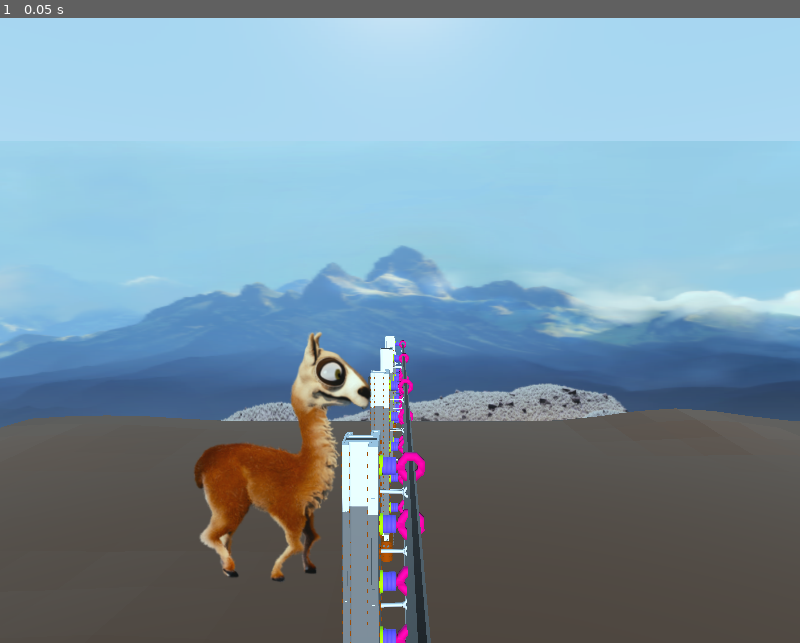
Above: before the commit, frame 1.
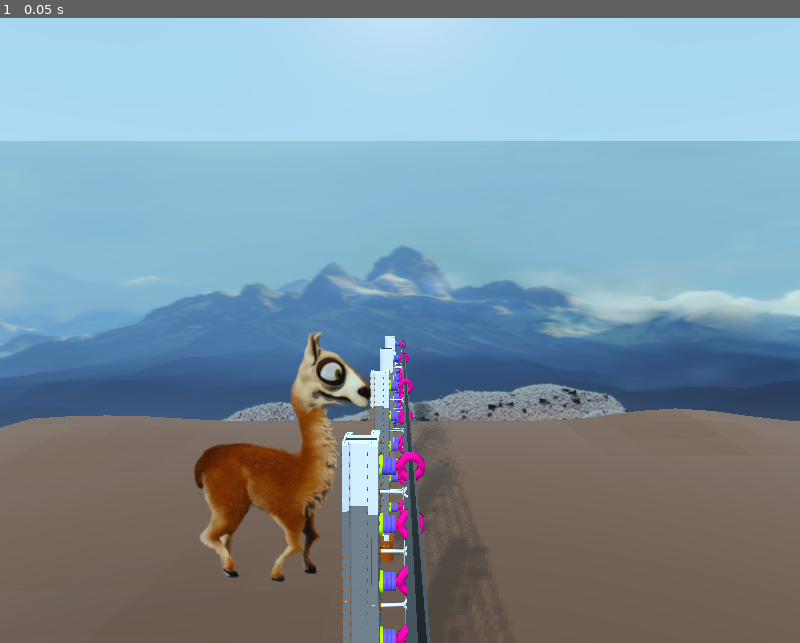
Above: after the commit, the same moment.

Repository: mvaranda/Gaminandes
Game: Godot game, scene res://Level_1.tscn
The game is run twice, just before and just after one commit, with the same random seed, the same clock (stepped at 60 frames per second) and the same inputs.
Inputs:
- Up to frame 1 (0.05 s): no input

The runs differ from the first frame. In frame 1, 29% of the frame differs, in the area x 0-100%, y 41-100%.

Commit message:
add shadows

Diff:
--- a/GoDotPrj/Level_1.tscn
+++ b/GoDotPrj/Level_1.tscn
@@ -18,6 +18,7 @@
 [node name="fence_light" parent="." instance=ExtResource( 2 )]
 
 [node name="DirectionalLight" type="DirectionalLight" parent="."]
-transform = Transform( 1, 0, 0, 0, 1, 0, 0, 0, 1, 0, 3.64248, 3.70862 )
+transform = Transform( 0.970855, 0, -0.239669, 0.132481, 0.833336, 0.536656, 0.199725, -0.552766, 0.809049, 1.78167, 3.64248, 3.70862 )
 light_energy = 0.52
 light_specular = 0.37
+shadow_enabled = true
--- a/GoDotPrj/blender_scene.tscn
+++ b/GoDotPrj/blender_scene.tscn
@@ -7,6 +7,3 @@
 
 [node name="mountais" parent="." index="1"]
 material/0 = ExtResource( 1 )
-
-[node name="OmniLight" type="OmniLight" parent="." index="6"]
-light_energy = 0.0
